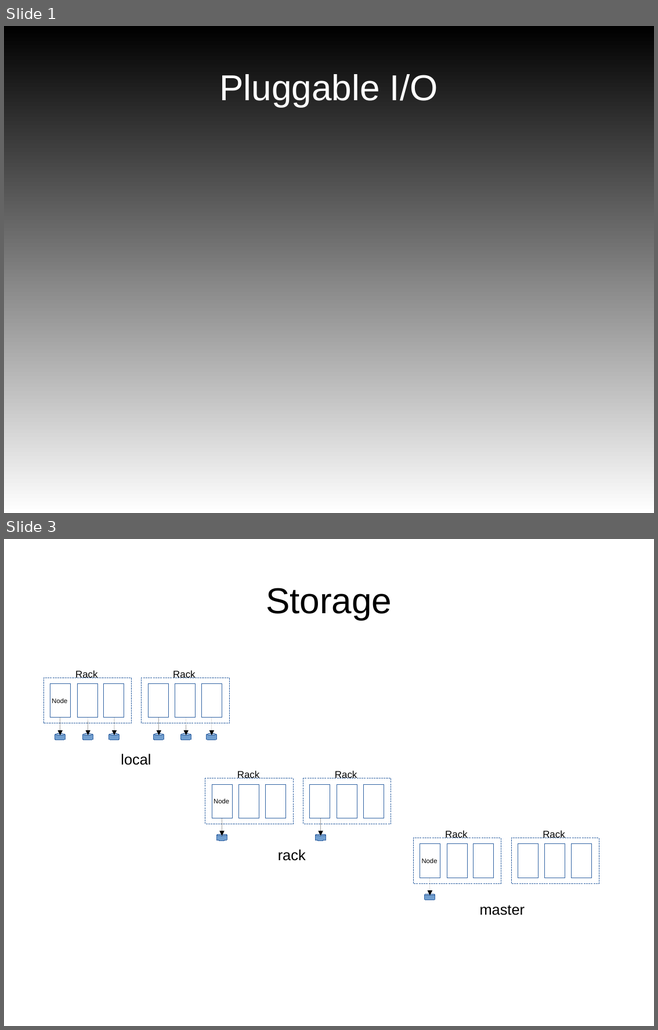
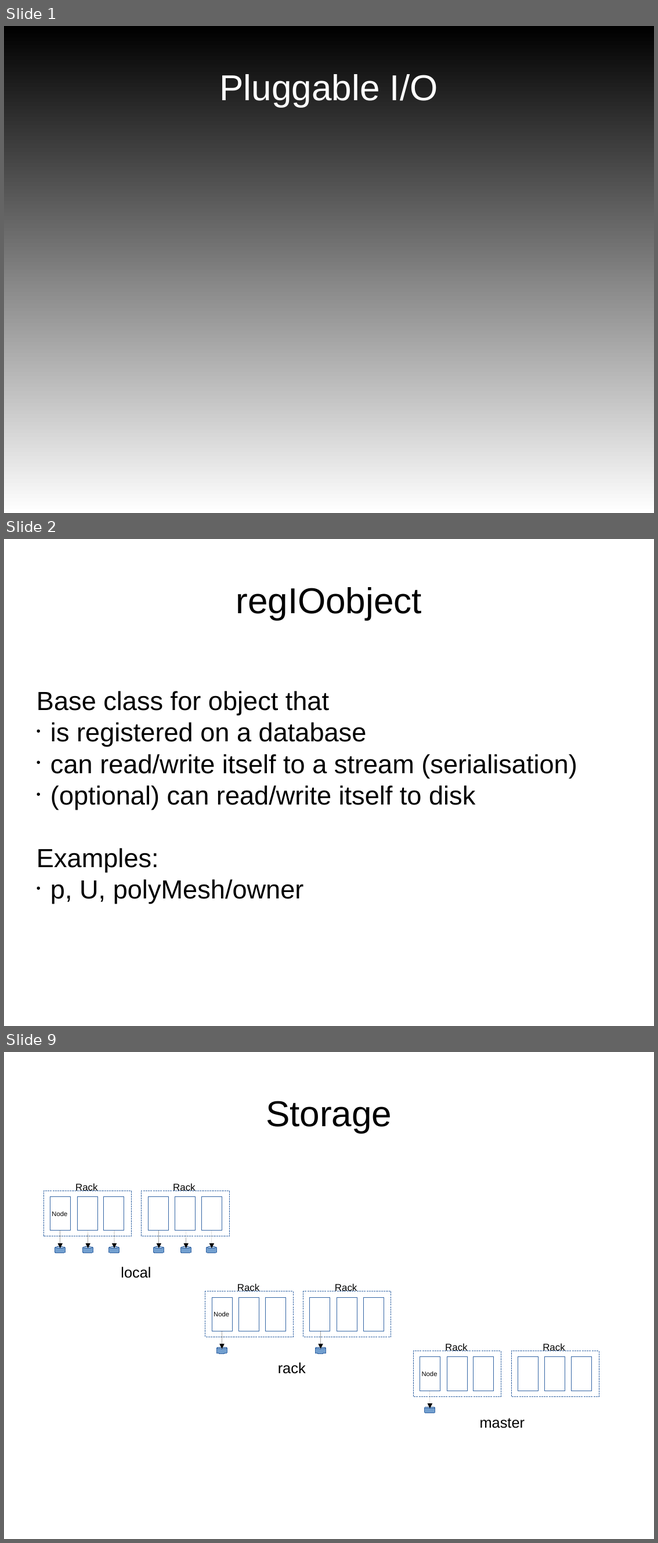
Before and after one commit to mattijsjanssens/mattijs-extensions, a slide deck: doc/Notes/GlobalFile_UGM2017/presentation.odp. Shown one above the other, each under a label of ours: slides 1 and 3 before the commit, slides 1, 2 and 9 after it; the slides between them are not shown. The pictures are 658x1030 and 658x1543 pixels, drawn with LibreOffice and Linux fonts; fonts in the diff are those of the drawing. Boxes give left, top, right and bottom in pixels: in the first picture for what was removed or moved away, otherwise in the second. Text is boxed around its words. In the diff, an @@ line names an element or a change of style, - is before the commit and + after.

```diff
--- a/doc/Notes/GlobalFile_UGM2017/presentation.odp
+++ b/doc/Notes/GlobalFile_UGM2017/presentation.odp
@@ slide 2 added at <box>4,539,654,1026</box>, background #FFFFFF @@
@@ title added at <box>235,587,422,620</box>, 44 pt, text #000000 @@
+regIOobject
@@ subtitle added at <box>36,691,576,904</box>, 32 pt, text #000000 @@
+Base class for object that
+• is registered on a database
+• can read/write itself to a stream (serialisation)
+• (optional) can read/write itself to disk
+Examples:
+• p, U, polyMesh/owner
@@ what was slide 3 is now slide 9 @@
```
Also in this commit, not shown: 1 slide changed, 8 other slides added.
